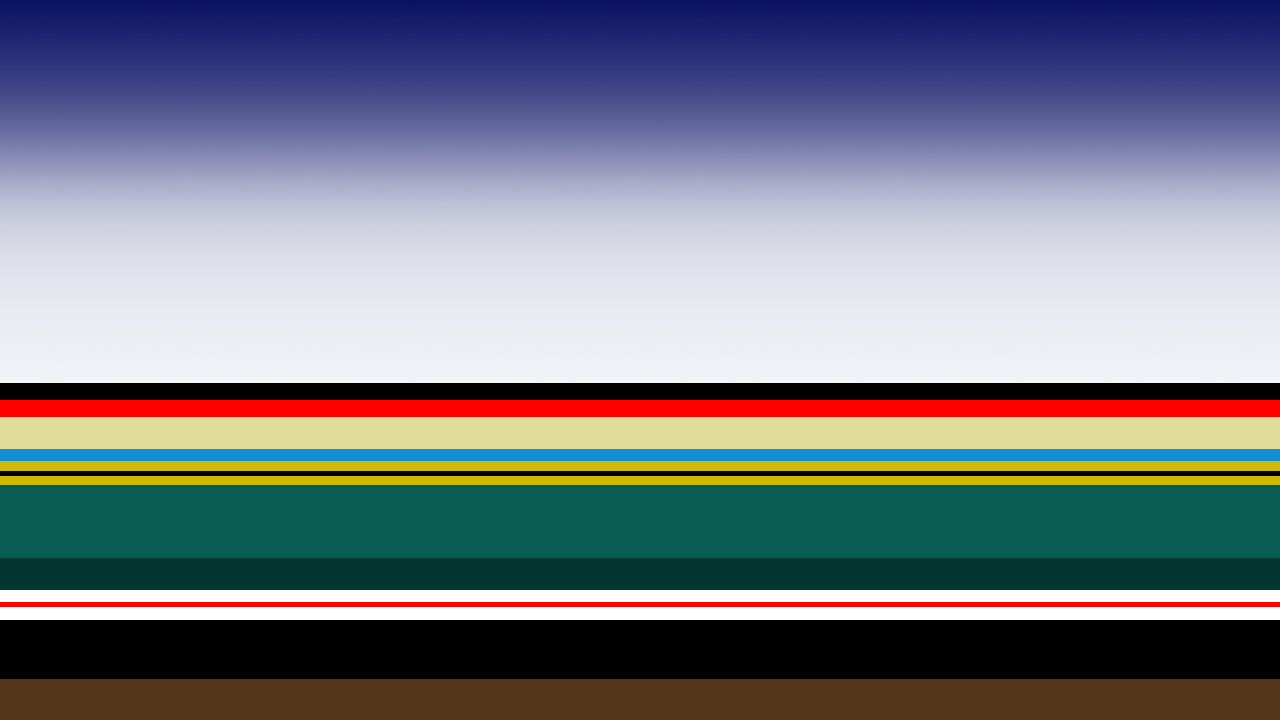
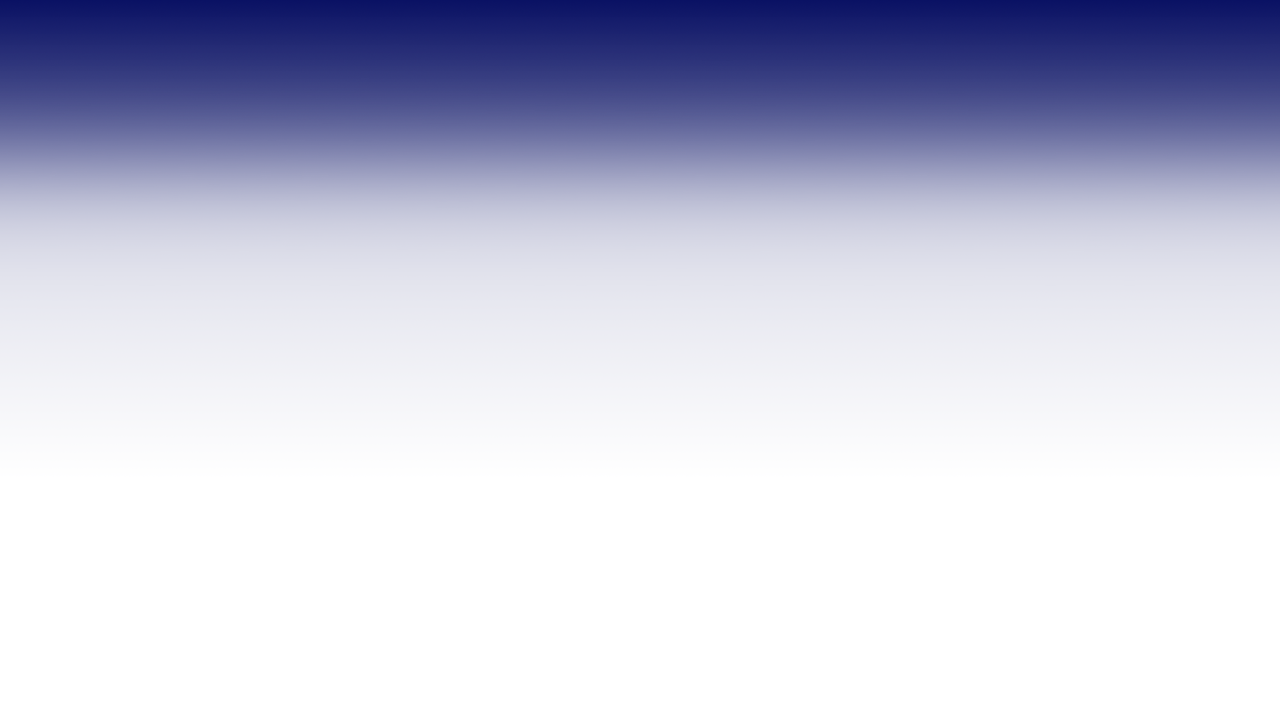
The second 1280×720 image is a revision of the first. Changes to its layers:
hid "Background" over (x1=0, y1=383, x2=1280, y2=720)
